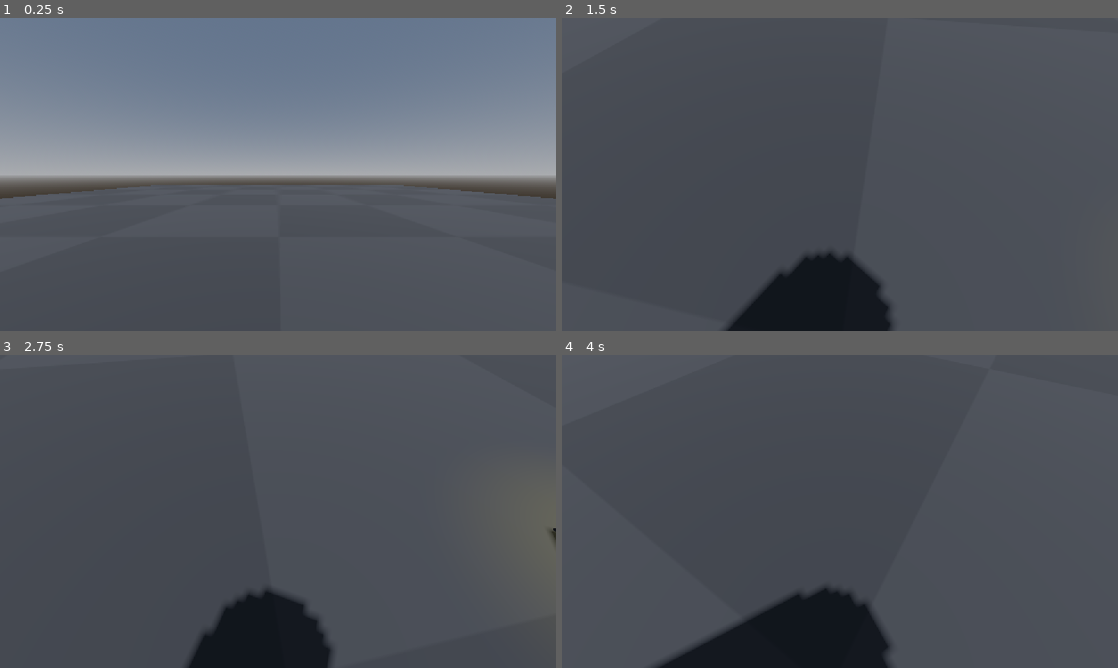
Above: before the commit, frames 1-4 (two rows, left to right).
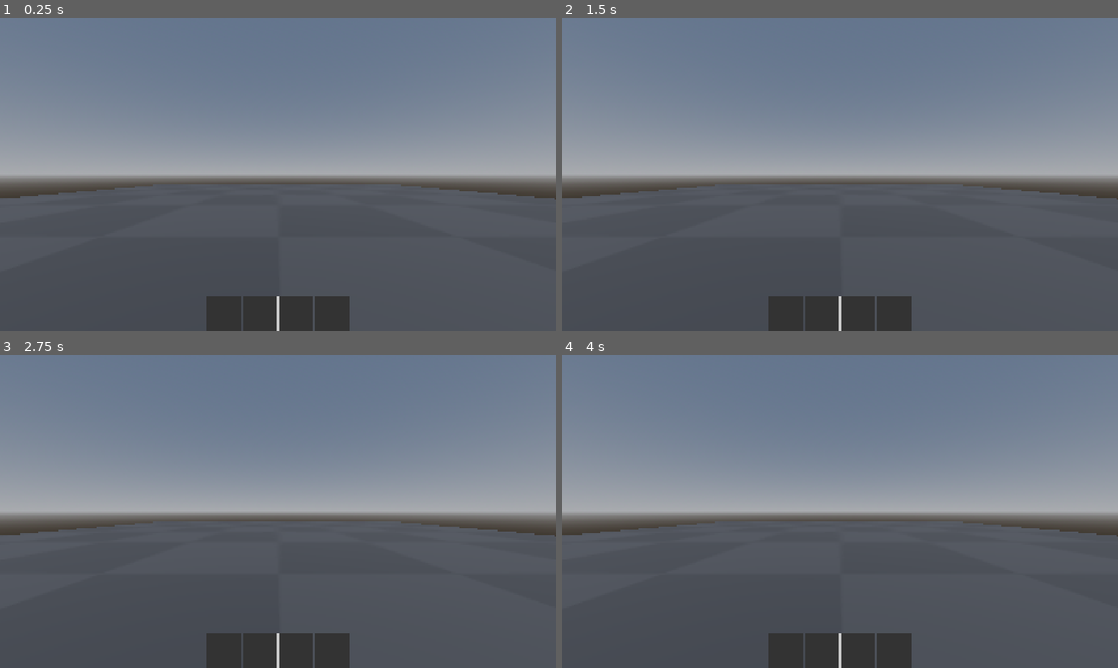
Above: after the commit, the same moments.

Repository: mohammedAmrr/Godot-Videogame
Game: Godot game, scene res://scenes/world.tscn
The game is run twice, just before and just after one commit, with the same random seed, the same clock (stepped at 60 frames per second) and the same inputs. The project has no main scene, so this scene is started directly.
Inputs (mouse positions are in pixels of both pictures, inside the frame that each line leads up to):
- Up to frame 1 (0.25 s): no input
- Up to frame 2 (1.5 s): click (784, 312) at 0.52 s; click (823, 312) at 1.27 s
- Up to frame 3 (2.75 s): click (294, 649) at 2.02 s
- Up to frame 4 (4 s): click (895, 649) at 2.77 s; click (784, 649) at 3.52 s

The runs differ from the first frame. In frame 1, 2.9% of the frame differs, in the area x 0-100%, y 53-100%; in frame 2, 59%; in frame 3, 58%; in frame 4, 60%, in the area x 0-100%, y 0-100%.

Commit message:
basic hotbar & inventory

Diff:
--- a/project.godot
+++ b/project.godot
@@ -14,8 +14,14 @@
 config/features=PackedStringArray("4.7", "GL Compatibility")
 config/icon="res://icon.svg"
 
+[autoload]
+
+Inventory="*uid://c8kibs6wb3vqn"
+
 [display]
 
+window/size/viewport_width=1920
+window/size/viewport_height=1080
 window/size/mode=3
 window/stretch/mode="canvas_items"
 window/stretch/aspect="expand"
--- /dev/null
+++ b/resources/keys/golden_key.tres
@@ -0,0 +1,11 @@
+[gd_resource type="Resource" script_class="ItemData" format=3 uid="uid://bf5qbjusi370i"]
+
+[ext_resource type="Texture2D" uid="uid://b72fsb2peuphx" path="res://3D models/keys/old_gold_key_0.jpg" id="1_g0ef3"]
+[ext_resource type="PackedScene" uid="uid://duiwmsxrbtsxl" path="res://3D models/keys/old_gold_key.glb" id="2_0t8gx"]
+[ext_resource type="Script" uid="uid://c5ic4b5v6bh7u" path="res://scripts/ItemData.gd" id="3_f36hk"]
+
+[resource]
+script = ExtResource("3_f36hk")
+item_name = "golden_key"
+mesh_scene = ExtResource("2_0t8gx")
+metadata/_custom_type_script = "uid://c5ic4b5v6bh7u"
--- /dev/null
+++ b/scenes/inventory.tscn
@@ -0,0 +1,73 @@
+[gd_scene format=3 uid="uid://c8kibs6wb3vqn"]
+
+[ext_resource type="Script" uid="uid://chgfm1ac7ghhw" path="res://scripts/inventory.gd" id="1_hj2ta"]
+[ext_resource type="PackedScene" uid="uid://cu5hg2csmvmj6" path="res://scenes/inventory_slot.tscn" id="1_qw0r6"]
+[ext_resource type="Script" uid="uid://cb7ae04cqbir4" path="res://scripts/hotbar.gd" id="2_ty45s"]
+
+[sub_resource type="InputEventKey" id="InputEventKey_53g1v"]
+device = -1
+keycode = 49
+unicode = 49
+
+[sub_resource type="Shortcut" id="Shortcut_goxrl"]
+events = [SubResource("InputEventKey_53g1v")]
+
+[sub_resource type="InputEventKey" id="InputEventKey_yyk2a"]
+device = -1
+keycode = 50
+unicode = 50
+
+[sub_resource type="Shortcut" id="Shortcut_8uo5t"]
+events = [SubResource("InputEventKey_yyk2a")]
+
+[sub_resource type="InputEventKey" id="InputEventKey_uae8j"]
+device = -1
+keycode = 51
+unicode = 51
+
+[sub_resource type="Shortcut" id="Shortcut_auiqv"]
+events = [SubResource("InputEventKey_uae8j")]
+
+[sub_resource type="InputEventKey" id="InputEventKey_s887n"]
+device = -1
+keycode = 52
+unicode = 52
+
+[sub_resource type="Shortcut" id="Shortcut_y4t5n"]
+events = [SubResource("InputEventKey_s887n")]
+
+[node name="inventory" type="Node" unique_id=1301492862]
+script = ExtResource("1_hj2ta")
+
+[node name="UI" type="CanvasLayer" parent="." unique_id=1095378746]
+
+[node name="hotbar" type="HBoxContainer" parent="UI" unique_id=686154458]
+anchors_preset = 7
+anchor_left = 0.5
+anchor_top = 1.0
+anchor_right = 0.5
+anchor_bottom = 1.0
+offset_left = -20.0
+offset_top = -40.0
+offset_right = 20.0
+grow_horizontal = 2
+grow_vertical = 0
+size_flags_horizontal = 4
+size_flags_vertical = 8
+script = ExtResource("2_ty45s")
+
+[node name="slot" parent="UI/hotbar" unique_id=72847358 instance=ExtResource("1_qw0r6")]
+layout_mode = 2
+shortcut = SubResource("Shortcut_goxrl")
+
+[node name="slot2" parent="UI/hotbar" unique_id=440692490 instance=ExtResource("1_qw0r6")]
+layout_mode = 2
+shortcut = SubResource("Shortcut_8uo5t")
+
+[node name="slot3" parent="UI/hotbar" unique_id=395406571 instance=ExtResource("1_qw0r6")]
+layout_mode = 2
+shortcut = SubResource("Shortcut_auiqv")
+
+[node name="slot4" parent="UI/hotbar" unique_id=546676445 instance=ExtResource("1_qw0r6")]
+layout_mode = 2
+shortcut = SubResource("Shortcut_y4t5n")
--- /dev/null
+++ b/scenes/inventory_slot.tscn
@@ -0,0 +1,23 @@
+[gd_scene format=3 uid="uid://cu5hg2csmvmj6"]
+
+[sub_resource type="StyleBoxFlat" id="StyleBoxFlat_goxrl"]
+bg_color = Color(0.19913349, 0.19913352, 0.1991334, 1)
+border_width_left = 1
+border_width_top = 1
+border_width_right = 1
+border_width_bottom = 1
+
+[node name="slot" type="TextureButton" unique_id=72847358]
+custom_minimum_size = Vector2(120, 120)
+ignore_texture_size = true
+stretch_mode = 5
+
+[node name="Panel" type="Panel" parent="." unique_id=1537704346]
+show_behind_parent = true
+layout_mode = 1
+anchors_preset = 15
+anchor_right = 1.0
+anchor_bottom = 1.0
+grow_horizontal = 2
+grow_vertical = 2
+theme_override_styles/panel = SubResource("StyleBoxFlat_goxrl")
--- a/scenes/world.tscn
+++ b/scenes/world.tscn
@@ -64,12 +64,12 @@
 [node name="CollisionShape3D" type="CollisionShape3D" parent="cube/StaticBody3D" unique_id=592005143]
 shape = SubResource("ConvexPolygonShape3D_4wyf3")
 
-[node name="key" type="Node3D" parent="." unique_id=54748422]
+[node name="golden_key" type="Node3D" parent="." unique_id=54748422]
 transform = Transform3D(1, 0, 0, 0, 1, 0, 0, 0, 1, 3.471, 1.5451651, 0)
 
-[node name="Sketchfab_Scene" parent="key" unique_id=2057292805 instance=ExtResource("3_k0juu")]
+[node name="Sketchfab_Scene" parent="golden_key" unique_id=2057292805 instance=ExtResource("3_k0juu")]
 transform = Transform3D(0.17499478, -0.00081690477, 0.0010767493, -0.0010750565, 0.00036463456, 0.17499632, -0.00081913173, -0.17499772, 0.00035960533, 0, 0, 0)
 
-[node name="OmniLight3D" type="OmniLight3D" parent="key" unique_id=218834778]
+[node name="OmniLight3D" type="OmniLight3D" parent="golden_key" unique_id=218834778]
 light_color = Color(0.8119461, 0.7613367, 1.540184e-06, 1)
 omni_range = 2.2219164
--- /dev/null
+++ b/scripts/ItemData.gd
@@ -0,0 +1,5 @@
+extends Resource
+class_name  ItemData
+@export var item_name: String
+@export var icon: Texture2D =preload("res://3D models/keys/old_gold_key_0.jpg")
+@export var mesh_scene: PackedScene
--- /dev/null
+++ b/scripts/hotbar.gd
@@ -0,0 +1,22 @@
+extends HBoxContainer
+
+var slots : Array
+
+func _ready() -> void:
+	get_slots()
+	Inventory.inventory_changed.connect(_update_hotbar)
+	Inventory.slot_selected.connect(highlight_slot)
+	_update_hotbar()
+func get_slots():
+	slots = get_children()
+	for slot : TextureButton in slots:
+		slot.pressed.connect(Inventory.select_slot.bind(slot.get_index()))
+
+func _update_hotbar():
+	for slot : TextureButton in slots:
+		var item = Inventory.hotbar[slot.get_index()]
+
+func highlight_slot(slot_index: int):
+	for i in range(4):
+		slots[i].modulate = Color(1,1,1)
+	slots[slot_index].modulate = Color(1.5,1.5,1.5)
--- /dev/null
+++ b/scripts/inventory.gd
@@ -0,0 +1,26 @@
+extends Node
+
+signal inventory_changed
+signal slot_selected(slot_index: int)
+signal item_drop(item)
+
+const  HOTBAR_SIZE :=4
+var hotbar: Array[ItemData]
+var selected_slot: int = 0
+
+func _init() -> void:
+	for i in HOTBAR_SIZE:
+		hotbar.append(null)
+
+
+func add_item(item: ItemData) -> bool:
+	for i in HOTBAR_SIZE:
+		if hotbar[i] == null:
+			hotbar[i] = item
+			inventory_changed.emit()
+			slot_selected.emit(1)
+			return true
+	return false
+func select_slot(index: int):
+	selected_slot = clamp(index,0,HOTBAR_SIZE - 1)
+	slot_selected.emit(selected_slot)
Not shown, added: scripts/ItemData.gd.uid
Not shown, added: scripts/hotbar.gd.uid
Not shown, added: scripts/inventory.gd.uid
